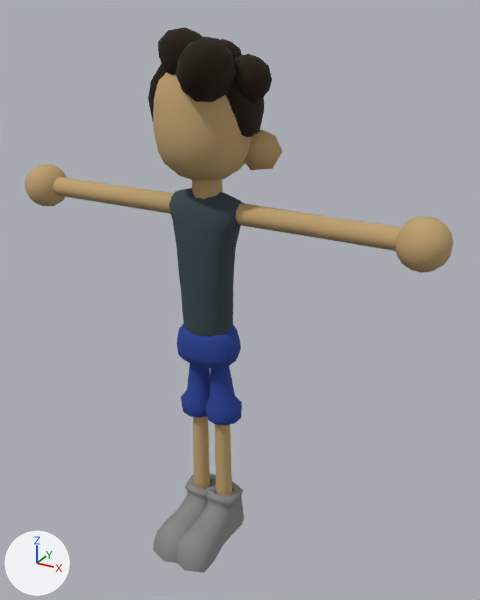
The glTF model Assets/Characters/Teens/teen1.gltf as it was, and as the next commit left it.
Before and after are seen from a 50 mm lens placed at (1.004, -1.627, 1.71), pointed at (0.094, 0.027, 0.883). The lights are fixed; the arrows at lower left show +X, +Y and +Z. Vertices at the same position are counted once.

The first picture shows 'GEO-teen_arms', 'GEO-teen_ears', 'GEO-teen_hair', 'GEO-teen_hands', 'GEO-teen_head', 'GEO-teen_hip', 'GEO-teen_legs', 'GEO-teen_legs.001', 'GEO-teen_shoe', 'GEO-teen_torso'.
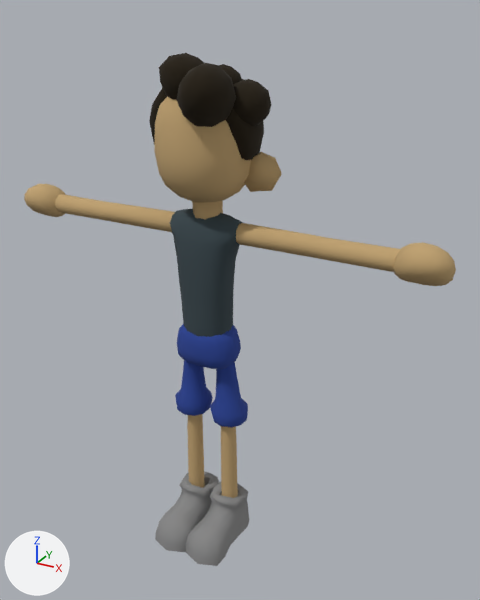
Changed parts and their boxes (x1, y1, x2, y2) in the pictures (480 x 600 px; the box of a moved part takes in the faces that stretch with it):
'GEO-teen_arms', mesh moved
    before: (53, 177, 402, 251)
    after: (55, 194, 400, 272)
'GEO-teen_hair', mesh moved
    before: (148, 27, 272, 137)
    after: (149, 53, 272, 160)
'GEO-teen_head', mesh moved
    before: (153, 72, 255, 181)
    after: (154, 97, 254, 203)
'GEO-teen_torso', mesh rescaled (14% shorter)
    before: (169, 188, 242, 337)
    after: (170, 209, 243, 337)
'GEO-teen_shoe', reshaped
    before: (153, 473, 244, 573)
    after: (155, 471, 249, 566)
'GEO-teen_hands', reshaped (6% shorter)
    before: (25, 164, 453, 273)
    after: (24, 184, 456, 286)
'GEO-teen_legs', reshaped (19% wider, 6% taller)
    before: (181, 363, 242, 426)
    after: (175, 360, 248, 427)
'GEO-teen_legs.001', reshaped (30% wider)
    before: (193, 416, 232, 496)
    after: (187, 414, 238, 498)
'GEO-teen_ears', mesh moved
    before: (244, 129, 282, 170)
    after: (244, 152, 282, 192)
part 4 of me_quad_sphere_007, rebuilt (7% wider, 22% shorter)
    before: (395, 216, 453, 273)
    after: (394, 242, 456, 286)
part 5 of me_quad_sphere_007, rebuilt (21% shorter)
    before: (25, 164, 67, 206)
    after: (24, 184, 66, 217)
part 7 of me_cylinder_008, moved or reshaped
    before: (181, 390, 210, 418)
    after: (175, 387, 213, 416)
part 8 of me_cylinder_008, moved or reshaped
    before: (187, 373, 210, 398)
    after: (181, 370, 206, 396)
part 9 of me_cylinder_008, moved or reshaped
    before: (189, 363, 210, 378)
    after: (183, 360, 204, 376)
part 10 of me_cylinder_008, moved or reshaped
    before: (205, 396, 242, 426)
    after: (210, 398, 248, 427)
part 11 of me_cylinder_008, moved or reshaped
    before: (209, 378, 235, 405)
    after: (215, 379, 241, 407)
part 12 of me_cylinder_008, moved or reshaped
    before: (210, 366, 231, 383)
    after: (216, 362, 237, 385)
part 13 of me_cylinder_013, moved or reshaped
    before: (215, 424, 232, 496)
    after: (221, 426, 238, 498)
part 14 of me_cylinder_013, moved or reshaped
    before: (193, 416, 210, 489)
    after: (187, 414, 205, 488)

Diff of the bpy script that builds the scene:
```diff
--- a/Assets/Characters/Teens/teen1.gltf.py
+++ b/Assets/Characters/Teens/teen1.gltf.py
@@ me_cylinder_005 @@
 me_cylinder_005.from_pydata(...)  # 128 vertices, 234 faces; spans x -0.593..0.593, y -0.034..0.034, z 1.134..1.199
+# me_cylinder_005 part 1: the whole mesh is moved by (0.0, 0.0, -0.059)
 me_cylinder_005.materials.append(mat_teen1)
@@ me_cylinder_007 @@
 me_cylinder_007.from_pydata(...)  # 28 vertices, 48 faces; spans x -0.209..0.209, y 0.014..0.094, z 1.292..1.399
+# me_cylinder_007 part 2: the whole mesh is moved by (0.0, 0.0, -0.062)
 me_cylinder_007.materials.append(mat_teen1)
@@ me_icosphere_003 @@
 me_icosphere_003.from_pydata(...)  # 342 vertices, 664 faces; spans x -0.167..0.198, y -0.192..0.157, z 1.281..1.664
+# me_icosphere_003 part 3: the whole mesh is moved by (0.0, 0.0, -0.062)
 me_icosphere_003.materials.append(mat_teen1)
@@ me_quad_sphere_007 @@
-me_quad_sphere_007.from_pydata(...)  # 196 vertices, 384 faces; spans x -0.71..0.71, y -0.066..0.078, z 1.089..1.232
+me_quad_sphere_007.from_pydata(...)  # 196 vertices, 384 faces; spans x -0.725..0.725, y -0.064..0.072, z 1.047..1.167
+# me_quad_sphere_007 part 4: the loose piece of 98 vertices spanning x 0.567..0.71, y -0.066..0.078, z 1.089..1.232 is rebuilt with 98 vertices and now spans x 0.567..0.725, y -0.064..0.072, z 1.047..1.167
+# me_quad_sphere_007 part 5: the loose piece of 98 vertices spanning x -0.71..-0.567, y -0.066..0.078, z 1.089..1.232 is rebuilt with 98 vertices and now spans x -0.725..-0.567, y -0.064..0.072, z 1.047..1.167
 me_quad_sphere_007.materials.append(mat_teen1)
@@ me_quad_sphere_005 @@
 me_quad_sphere_005.from_pydata(...)  # 98 vertices, 192 faces; spans x -0.142..0.142, y -0.144..0.141, z 1.254..1.593
+# me_quad_sphere_005 part 6: the whole mesh is moved by (0.0, 0.0, -0.062)
 me_quad_sphere_005.materials.append(mat_teen1)
@@ me_cylinder_008 @@
-me_cylinder_008.from_pydata(...)  # 140 vertices, 240 faces; spans x -0.109..0.109, y -0.065..0.062, z 0.459..0.67
+me_cylinder_008.from_pydata(...)  # 140 vertices, 240 faces; spans x -0.132..0.132, y -0.065..0.062, z 0.459..0.681
+# me_cylinder_008 part 7: 50 of the vertices in x -0.109..0.013, y -0.065..0.062, z 0.459..0.533 are moved by (-0.023, 0.0, 0.0)
+# me_cylinder_008 part 8: 10 of the vertices in x -0.076..-0.009, y -0.038..0.028, z 0.605..0.608 are moved by (-0.023, 0.0, 0.0)
+# me_cylinder_008 part 9: all 10 vertices in x -0.066..-0.011, y -0.036..0.02, z 0.667..0.67 are moved by (-0.023, 0.0, 0.011)
+# me_cylinder_008 part 10: 50 of the vertices in x -0.013..0.109, y -0.065..0.062, z 0.459..0.533 are moved by (0.023, 0.0, 0.0)
+# me_cylinder_008 part 11: 10 of the vertices in x 0.009..0.076, y -0.038..0.028, z 0.605..0.608 are moved by (0.023, 0.0, 0.0)
+# me_cylinder_008 part 12: all 10 vertices in x 0.011..0.066, y -0.036..0.02, z 0.667..0.67 are moved by (0.023, 0.0, 0.011)
 me_cylinder_008.materials.append(mat_teen1)
@@ me_cylinder_013 @@
 me_cylinder_013.from_pydata(...)  # 84 vertices, 128 faces; spans x -0.075..0.075, y -0.031..0.028, z 0.078..0.668
+# me_cylinder_013 part 13: the loose piece of 42 vertices spanning x 0.017..0.075, y -0.031..0.028, z 0.078..0.668 is moved by (0.023, 0.0, 0.0)
+# me_cylinder_013 part 14: the loose piece of 42 vertices spanning x -0.075..-0.017, y -0.031..0.028, z 0.078..0.668 is moved by (-0.023, 0.0, 0.0)
 me_cylinder_013.materials.append(mat_teen1)
@@ me_cube_011 @@
-me_cube_011.from_pydata(...)  # 178 vertices, 336 faces; spans x -0.106..0.106, y -0.256..0.071, z 0.002..0.167
+me_cube_011.from_pydata(...)  # 178 vertices, 336 faces; spans x -0.129..0.129, y -0.212..0.071, z 0.002..0.167
+# me_cube_011 part 15: 178 of 178 vertices moved; they spanned x -0.106..0.106, y -0.256..0.071, z 0.002..0.167 and now span x -0.129..0.129, y -0.212..0.071, z 0.002..0.167; mean shift (0.0, 0.009, 0.0); largest move (0.102, -0.23, 0.031) -> (0.125, -0.186, 0.031)
 me_cube_011.materials.append(mat_teen1)
@@ me_cube_013 @@
 me_cube_013.from_pydata(...)  # 149 vertices, 288 faces; spans x -0.115..0.115, y -0.075..0.059, z 0.712..1.229
+# me_cube_013 part 16: the whole mesh is scaled about its middle by (1, 1, 0.86), then moved by (0.0, 0.0, -0.027)
 me_cube_013.materials.append(mat_teen1)
```
